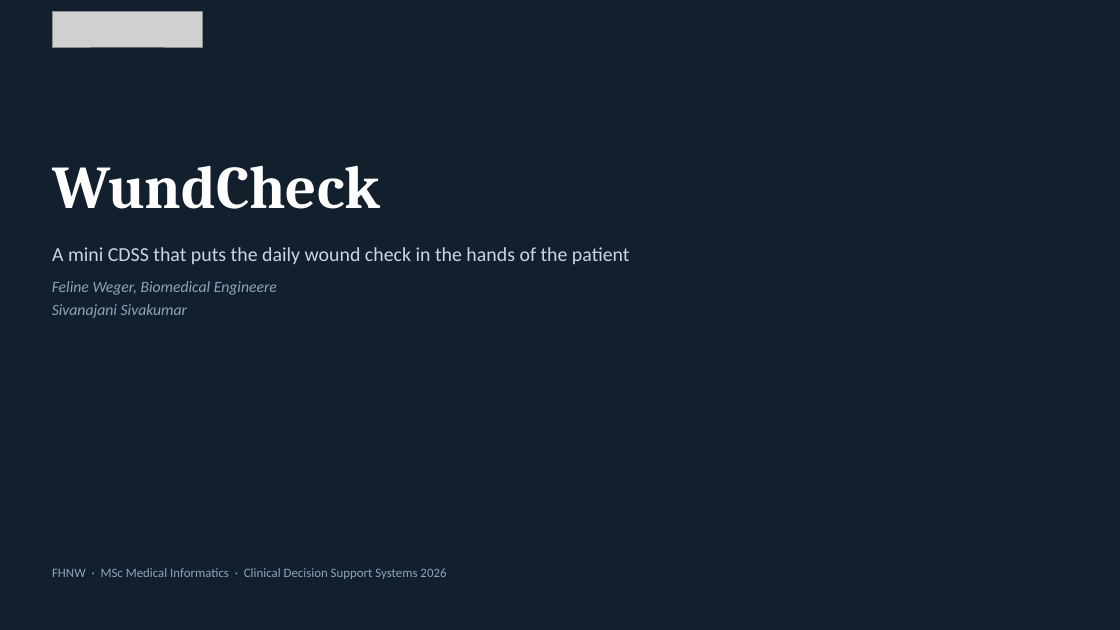
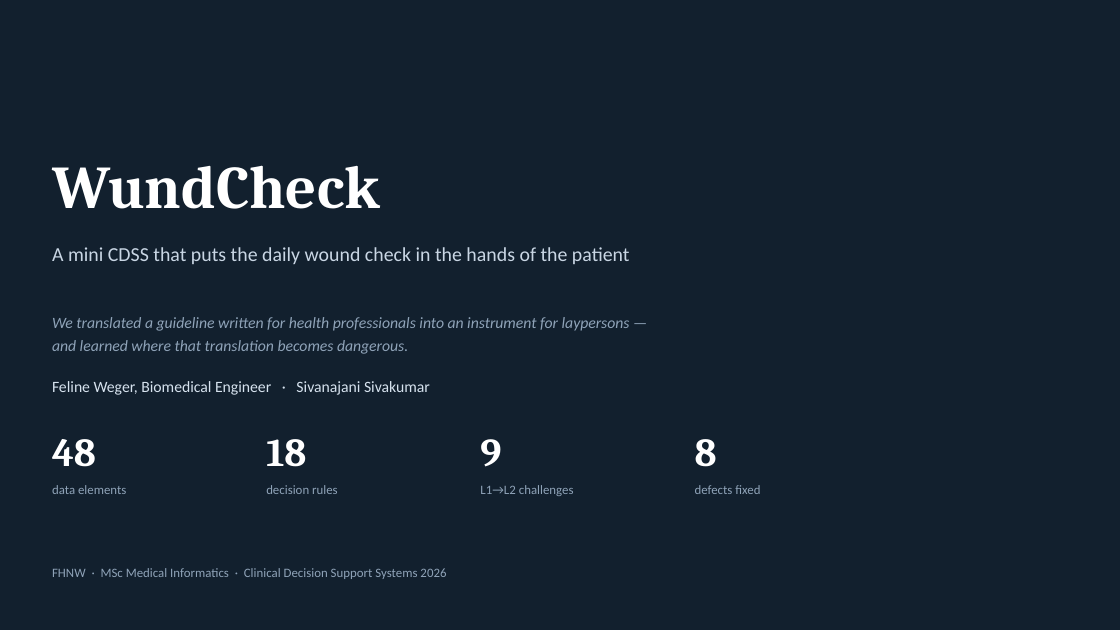
Before and after one commit to Sivanajani/smart-wound-guideline-app, a slide deck: slide 1 of submission/WundCheck_CDSS_Presentation.pptx. Drawn at 1120x630 pixels with LibreOffice and Linux fonts; fonts in the diff are those of the drawing; grey boxes stand for pictures. Boxes give left, top, right and bottom in pixels: in the first picture for what was removed or moved away, otherwise in the second. Text is boxed around its words. In the diff, an @@ line names an element or a change of style, - is before the commit and + after.

```diff
--- a/submission/WundCheck_CDSS_Presentation.pptx
+++ b/submission/WundCheck_CDSS_Presentation.pptx
@@ picture removed at [52,12,202,47] @@
@@ text added at [52,317,630,354], 13.5 pt, text #8FA3B8, italic @@
+We translated a guideline written for health professionals into an instrument for laypersons —
+and learned where that translation becomes dangerous.
@@ text at [52,381,430,395]: text changed; text colour #8FA3B8 to #D6E2EE; italic off @@
-Feline Weger, Biomedical Engineere
-Sivanajani Sivakumar
+Feline Weger, Biomedical Engineer · Sivanajani Sivakumar
@@ text added at [52,439,96,467], 34 pt, text #FFFFFF, bold @@
+48
@@ text added at [266,439,306,467], 34 pt, text #FFFFFF, bold @@
+18
@@ text added at [480,439,501,467], 34 pt, text #FFFFFF, bold @@
+9
@@ text added at [695,439,717,467], 34 pt, text #FFFFFF, bold @@
+8
@@ text added at [52,485,126,494], 11 pt, text #8FA3B8 @@
+data elements
@@ text added at [266,485,338,494], 11 pt, text #8FA3B8 @@
+decision rules
@@ text added at [480,485,574,496], 11 pt, text #8FA3B8 @@
+L1→L2 challenges
@@ text added at [695,485,760,494], 11 pt, text #8FA3B8 @@
+defects fixed
```
Also in this commit, not shown: 2 other slides changed, 2 slides added, 32 other files.
